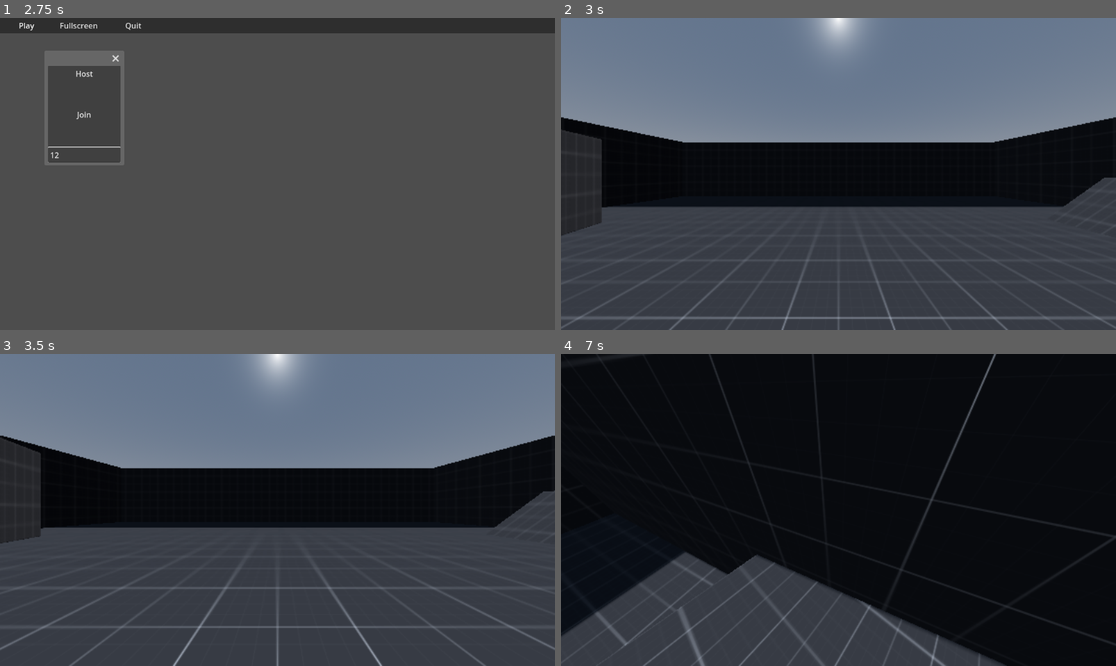
Above: before the commit, frames 1-4 (two rows, left to right).
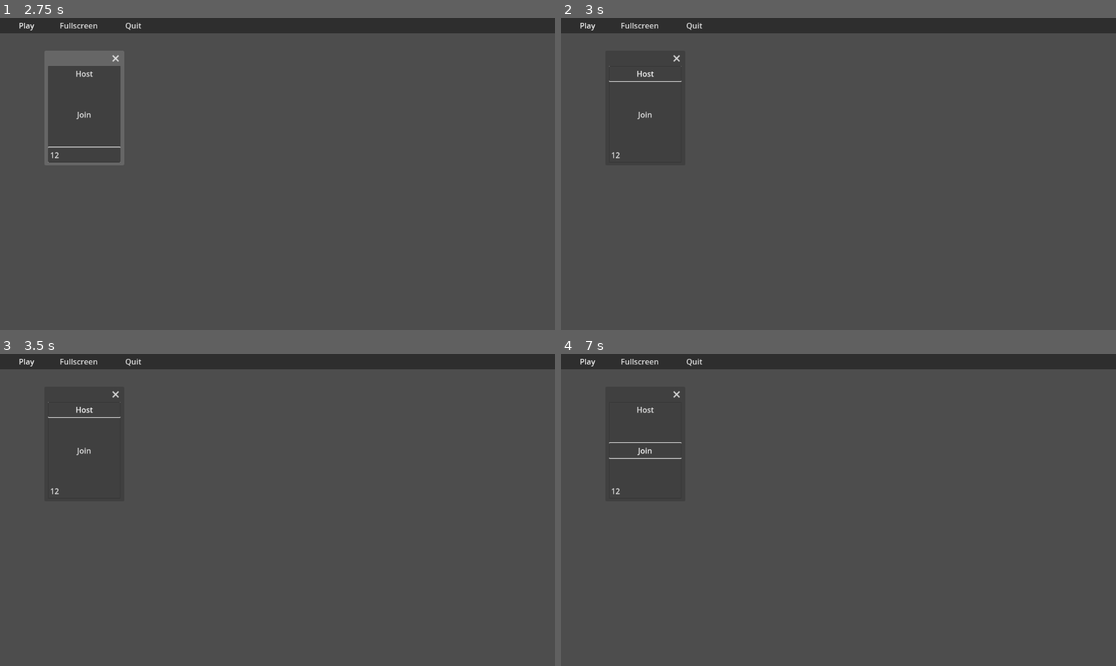
Above: after the commit, the same moments.

Repository: TuxTheAstronaut/Godot4-Quake-Controller
Game: Godot game, scene res://Level/Level.tscn
Same seed, same stepped clock (60 frames per second), same inputs: the game is played once before the commit and once after it.
Inputs (mouse positions are in pixels of both pictures, inside the frame that each line leads up to):
- Up to frame 1 (2.75 s): click (83, 155) at 0.52 s; type "12" at 0.6 s; click "Play" at 1.25 s; click "Play" at 2 s
- Up to frame 2 (3 s): click "Host" at 2.75 s
- Up to frame 3 (3.5 s): no input
- Up to frame 4 (7 s): click (644, 450) at 3.5 s, where only the run after the commit has a clickable "Join"; tap Enter at 4.25 s; move the mouse to (866, 510) at 4.27 s; hold C (crouch) 4.28-5.03 s; hold W (forward) from 4.28 s (still down); tap Space (jump) at 4.52, 5.27, 6.77 s; move the mouse to (810, 510) at 5.02 s; tap C (crouch) at 5.1, 6.6 s; move the mouse to (849, 503) at 5.77 s; hold C (crouch) 5.78-6.53 s; move the mouse to (832, 516) at 6.52 s

Frame 1 is identical in both runs. In frame 2, 62% of the frame differs, in the area x 0-100%, y 0-100%; in frame 3, 56%; in frame 4, 83%.
Error after the commit: Parse Error: Static function "set_target_fps()" not found in base "GDScriptNativeClass". (res://main.gd:15)

Commit message:
improvments to multiplayer controller

Diff:
--- a/Level/Level.tscn
+++ b/Level/Level.tscn
@@ -78,7 +78,6 @@
 theme_override_styles/panel = SubResource("StyleBoxFlat_362k7")
 
 [node name="Host" type="Button" parent="Window/Panel"]
-layout_mode = 1
 anchors_preset = 10
 anchor_right = 1.0
 offset_bottom = 31.0
@@ -87,7 +86,6 @@
 flat = true
 
 [node name="Join" type="Button" parent="Window/Panel"]
-layout_mode = 1
 anchors_preset = 14
 anchor_top = 0.5
 anchor_right = 1.0
@@ -101,7 +99,6 @@
 flat = true
 
 [node name="IP" type="LineEdit" parent="Window/Panel"]
-layout_mode = 1
 anchors_preset = 12
 anchor_top = 1.0
 anchor_right = 1.0
@@ -125,7 +122,6 @@
 grow_horizontal = 2
 
 [node name="Play" type="Button" parent="Panel"]
-layout_mode = 1
 anchors_preset = 9
 anchor_bottom = 1.0
 offset_right = 128.0
@@ -135,7 +131,6 @@
 flat = true
 
 [node name="Fullscreen" type="Button" parent="Panel"]
-layout_mode = 1
 anchors_preset = 9
 anchor_bottom = 1.0
 offset_left = 128.0
@@ -147,7 +142,6 @@
 alignment = 0
 
 [node name="Quit" type="Button" parent="Panel"]
-layout_mode = 1
 anchors_preset = 9
 anchor_bottom = 1.0
 offset_left = 264.0
--- a/Scenes/Player.gd
+++ b/Scenes/Player.gd
@@ -4,6 +4,9 @@
 
 extends CharacterBody3D
 class_name Player
+
+# Signals
+signal crouch
 
 # For input
 const MOUSE_SENS : float = 3.0
@@ -58,7 +61,6 @@
 		rot = Vector2(event.relative.y * MOUSE_SENS * -0.001, event.relative.x * MOUSE_SENS * -0.001)
 		process_rotations()
 
-
 func process_input():
 	# Applying movement variables based checked input
 	if Input.get_mouse_mode() == Input.MOUSE_MODE_CAPTURED:
@@ -68,6 +70,7 @@
 		if is_on_floor():
 			is_crouching = true
 			uncrouch_queued = false
+			emit_signal("crouch", true)
 	if Input.is_action_just_pressed("crouch"):
 		if is_crouching:
 			var tween = get_tree().create_tween()
@@ -132,6 +135,7 @@
 		if !head_hit:
 			is_crouching = false
 			uncrouch_queued = false
+			emit_signal("crouch", false)
 			var tween = get_tree().create_tween()
 			tween.tween_property(head, "position:y", 0.5,0.1)
 			pcap.shape.height = standing_height
@@ -183,6 +187,7 @@
 		if !head_hit:
 			is_crouching = false
 			uncrouch_queued = false
+			emit_signal("crouch", false)
 			var tween = get_tree().create_tween()
 			tween.tween_property(head, "position:y", 0.5,0.1)
 			pcap.shape.height = standing_height
@@ -218,6 +223,7 @@
 		if !head_hit:
 			is_crouching = false
 			uncrouch_queued = false
+			emit_signal("crouch", false)
 			var tween = get_tree().create_tween()
 			tween.tween_property(head, "position:y", 0.5,0.1)
 			pcap.shape.height = standing_height
--- a/Scenes/Player.tscn
+++ b/Scenes/Player.tscn
@@ -6,6 +6,7 @@
 
 [node name="Player" type="CharacterBody3D"]
 transform = Transform3D(1, 0, 0, 0, 1, 0, 0, 0, 1, 0, 1.88496, 0)
+collision_layer = 2
 floor_constant_speed = true
 floor_snap_length = 0.3
 script = ExtResource("1")
--- a/Scenes/PlayerController.gd
+++ b/Scenes/PlayerController.gd
@@ -4,12 +4,14 @@
 
 # Called when the node enters the scene tree for the first time.
 func _ready():
+	$Network.set_multiplayer_authority(str(name).to_int())
 	$Network/PhysicsSynchronizer.set_multiplayer_authority(str(name).to_int())
 	if str(multiplayer.get_unique_id()) == self.name:
 		Input.set_mouse_mode(Input.MOUSE_MODE_CAPTURED)
 		var local_player = load("res://Scenes/Player.tscn").instantiate()
 		add_child(local_player)
 		player_scene = local_player
+		get_node("Player").crouch.connect(self.Player_crouch)
 	else :
 		var puppet_player = load("res://Scenes/player_puppet.tscn").instantiate()
 		add_child(puppet_player)
@@ -17,12 +19,15 @@
 
 func _physics_process(delta):
 	if !is_local_authority():
-		player_scene.global_transform.origin = lerp($Network.sync_position, player_scene.global_transform.origin, 20*delta)
+		if player_scene.global_transform.origin != $Network.sync_position:
+			player_scene.global_transform.origin = $Network.sync_position
 		player_scene.velocity = $Network.sync_vel
-		player_scene.move_and_slide()
 	else:
 		$Network.sync_position = player_scene.global_transform.origin
 		$Network.sync_vel = player_scene.velocity
 
+func Player_crouch(crouching):
+	$Network.rpc("crouch", crouching)
+
 func is_local_authority():
 	return $Network/PhysicsSynchronizer.get_multiplayer_authority() == multiplayer.get_unique_id()
--- a/Scenes/PlayerNetworkController.gd
+++ b/Scenes/PlayerNetworkController.gd
@@ -3,3 +3,7 @@
 var sync_position : Vector3 = Vector3.ZERO
 
 var sync_vel : Vector3 = Vector3.ZERO
+
+@rpc(reliable)
+func crouch(crouching):
+	get_parent().player_scene.crouching = crouching
--- a/Scenes/player_puppet.gd
+++ b/Scenes/player_puppet.gd
@@ -1,4 +1,22 @@
 extends CharacterBody3D
 
-#func _physics_process(delta):
-#	move_and_slide()
+var crouching : bool:
+	set(value):
+		crouch(value)
+
+@onready var pcap = $CollisionShape3D
+
+func _physics_process(delta):
+	move_and_slide()
+
+func crouch(C):
+	if C:
+		pcap.shape.height = 1.5
+		pcap.position.y = -0.25
+		$MeshInstance3d.mesh.height = 1.5
+		$MeshInstance3d.position.y = -0.25
+	else:
+		pcap.shape.height = 2
+		pcap.position.y = 0.0
+		$MeshInstance3d.mesh.height = 2
+		$MeshInstance3d.position.y = 0.0
--- a/Scenes/player_puppet.tscn
+++ b/Scenes/player_puppet.tscn
@@ -3,17 +3,19 @@
 [ext_resource type="Script" path="res://Scenes/player_puppet.gd" id="1_4sg16"]
 
 [sub_resource type="CapsuleShape3D" id="CapsuleShape3D_hqtiv"]
+resource_local_to_scene = true
 
 [sub_resource type="CapsuleMesh" id="CapsuleMesh_pkhqs"]
 
 [node name="player_puppet" type="CharacterBody3D"]
+collision_layer = 2
 floor_constant_speed = true
 floor_snap_length = 0.3
 script = ExtResource("1_4sg16")
 
 [node name="CollisionShape3D" type="CollisionShape3D" parent="."]
 shape = SubResource("CapsuleShape3D_hqtiv")
-disabled = true
 
 [node name="MeshInstance3d" type="MeshInstance3D" parent="."]
+gi_mode = 2
 mesh = SubResource("CapsuleMesh_pkhqs")
--- a/main.gd
+++ b/main.gd
@@ -12,6 +12,7 @@
 	print("press ESCAPE to show mouse")
 	print("press F11 to fullscreen")
 	DisplayServer.window_set_min_size(Vector2i(1152,648))
+	Engine.set_target_fps(60)
 
 # pauses game when user hits escape
 func _input(event):
--- a/project.godot
+++ b/project.godot
@@ -32,6 +32,7 @@
 [display]
 
 window/dpi/allow_hidpi=false
+window/vsync/vsync_mode=2
 
 [input]
 
